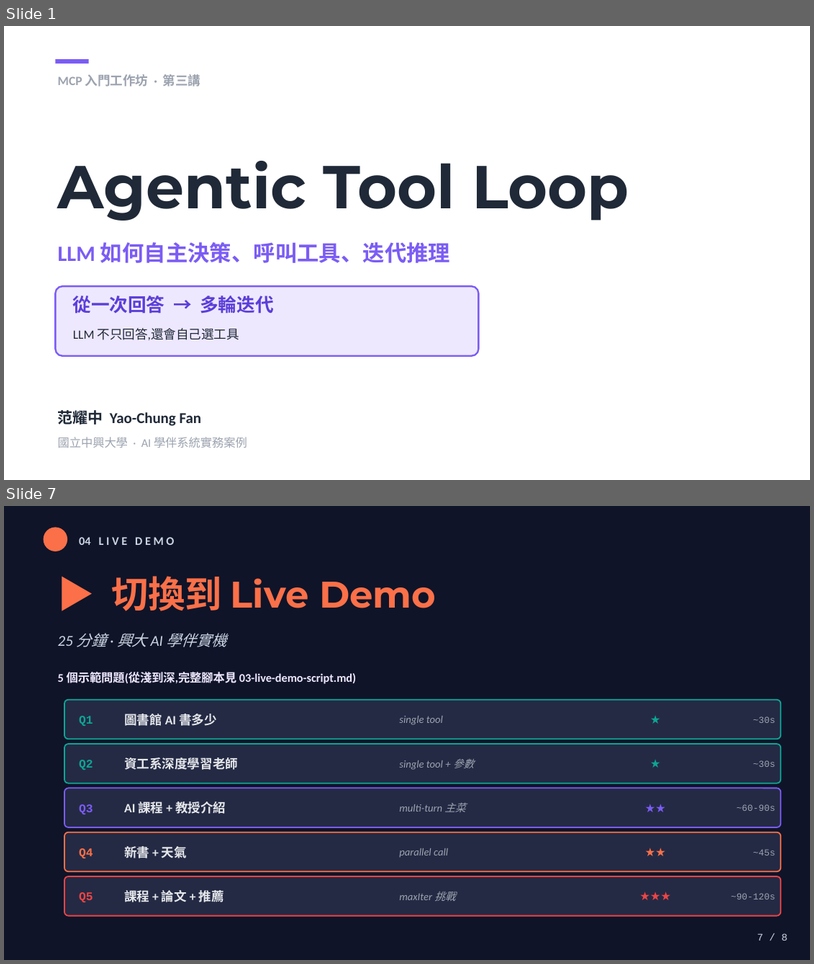
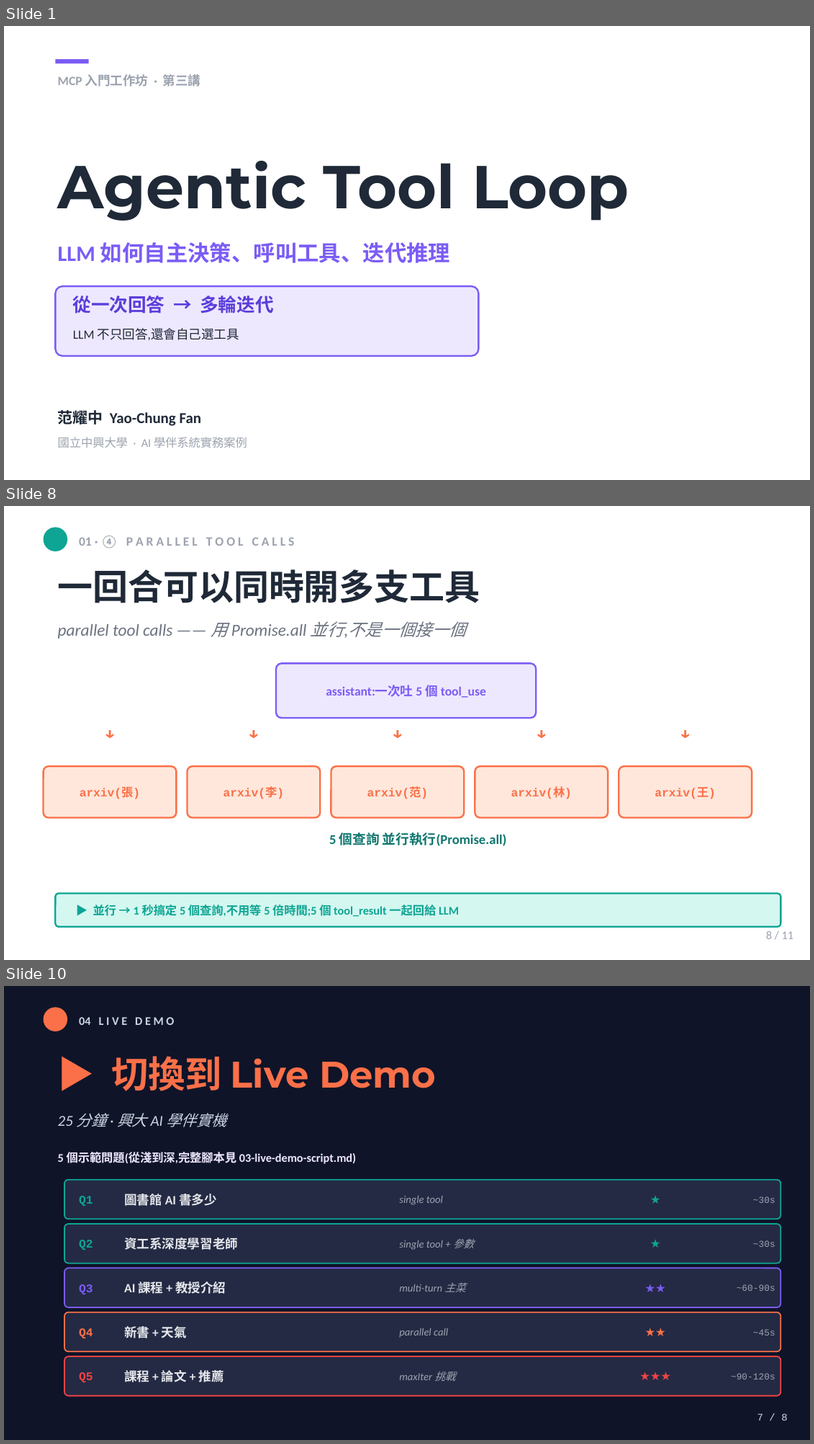
Before and after one commit to mjib007/nchu-mcp-workshop-2026, a slide deck: slides/03-agentic-tool-loop.pptx. Shown one above the other, each under a label of ours: slides 1 and 7 before the commit, slides 1, 8 and 10 after it; the slides between them are not shown. The pictures are 814x964 and 814x1444 pixels, drawn with LibreOffice and Linux fonts; fonts in the diff are those of the drawing. Boxes give left, top, right and bottom in pixels: in the first picture for what was removed or moved away, otherwise in the second. Text is boxed around its words. In the diff, an @@ line names an element or a change of style, - is before the commit and + after.

Commit message:
feat(seg3-slides): 擴充 3 張把「多輪 loop」從抽象變具體 (8→11 張)
s5 的 loop 概念圖太抽象,加 3 張深化(插在 s5 後):
- s6 實例走查:一個複合查詢真的跑完 loop(R1 search_courses → R2 arxiv
  → R3 整合 end_turn),帶實際工具名+參數+結果,對應影片那一幕
- s7 messages 陣列怎麼長大:6 列展示陣列每輪累積,role 上色 ——
  揭開「多輪記憶」就是這個一直變長的陣列
- s8 並行呼叫:一回合多個 tool_use 用 Promise.all 並行(剛確認系統真的這樣跑)

順手修 demo_cue 殘留的 page_number 16→10 bug、max_iter 6→9、
strategy_callback 8→11,TOTAL 8→11。

(maxIterations 7→5 的一致性問題未動,等使用者另外決定)

```diff
--- a/slides/03-agentic-tool-loop.pptx
+++ b/slides/03-agentic-tool-loop.pptx
@@ slide 8 added at <box>4,506,810,960</box>, background #FFFFFF @@
@@ rectangle added at <box>4,506,810,959</box>, fill #FFFFFF @@
@@ ellipse added at <box>44,527,67,551</box>, fill #0EA594 @@
@@ text added at <box>79,536,294,548</box>, 11.2 pt, text #9CA3AF, bold @@
+01 · ④ P A R A L L E L T O O L C A L L S
@@ text added at <box>58,569,481,603</box>, 31.5 pt, text #1F2937, bold @@
+一回合可以同時開多支工具
@@ text added at <box>58,621,466,638</box>, 15 pt, text #6B7280, italic @@
+parallel tool calls —— 用 Promise.all 並行,不是一個接一個
@@ rounded rectangle added at <box>277,663,536,718</box>, fill #EEE8FF, outline #7B5CF5 1.5 pt @@
@@ text added at <box>326,685,486,698</box>, 11.2 pt, text #7B5CF5, bold @@
+assistant:一次吐 5 個 tool_use
@@ text added at <box>44,721,177,757</box>, 15 pt, text #FB7048, bold @@
+↓
@@ text added at <box>187,721,320,757</box>, 15 pt, text #FB7048, bold @@
+↓
@@ text added at <box>332,721,465,757</box>, 15 pt, text #FB7048, bold @@
+↓
@@ text added at <box>475,721,608,757</box>, 15 pt, text #FB7048, bold @@
+↓
@@ text added at <box>620,721,752,757</box>, 15 pt, text #FB7048, bold @@
+↓
@@ rounded rectangle added at <box>44,766,177,817</box>, fill #FFE7DB, outline #FB7048 1.5 pt @@
@@ rounded rectangle added at <box>187,766,320,817</box>, fill #FFE7DB, outline #FB7048 1.5 pt @@
@@ rounded rectangle added at <box>332,766,465,817</box>, fill #FFE7DB, outline #FB7048 1.5 pt @@
@@ rounded rectangle added at <box>475,766,608,817</box>, fill #FFE7DB, outline #FB7048 1.5 pt @@
@@ rounded rectangle added at <box>620,766,752,817</box>, fill #FFE7DB, outline #FB7048 1.5 pt @@
@@ text added at <box>80,788,140,799</box>, 10.5 pt, text #FB7048, bold @@
+arxiv(張)
@@ text added at <box>224,788,284,799</box>, 10.5 pt, text #FB7048, bold @@
+arxiv(李)
@@ text added at <box>368,788,428,799</box>, 10.5 pt, text #FB7048, bold @@
+arxiv(范)
@@ text added at <box>512,788,572,799</box>, 10.5 pt, text #FB7048, bold @@
+arxiv(林)
@@ text added at <box>655,788,715,799</box>, 10.5 pt, text #FB7048, bold @@
+arxiv(王)
@@ text added at <box>329,832,507,846</box>, 12 pt, text #0F766E, bold @@
+5 個查詢 並行執行(Promise.all)
@@ rounded rectangle added at <box>56,893,782,926</box>, fill #D4F7F0, outline #0EA594 1.5 pt @@
@@ text added at <box>93,902,459,918</box>, 10.5 pt, text #0EA594, bold @@
+▶ 並行 → 1 秒搞定 5 個查詢,不用等 5 倍時間;5 個 tool_result 一起回給 LLM
@@ text added at <box>766,931,794,939</box>, 10.5 pt, text #9CA3AF @@
+8 / 11
@@ what was slide 7 is now slide 10 @@
```
Also in this commit, not shown: 6 slides changed, 2 other slides added, 1 other file.
